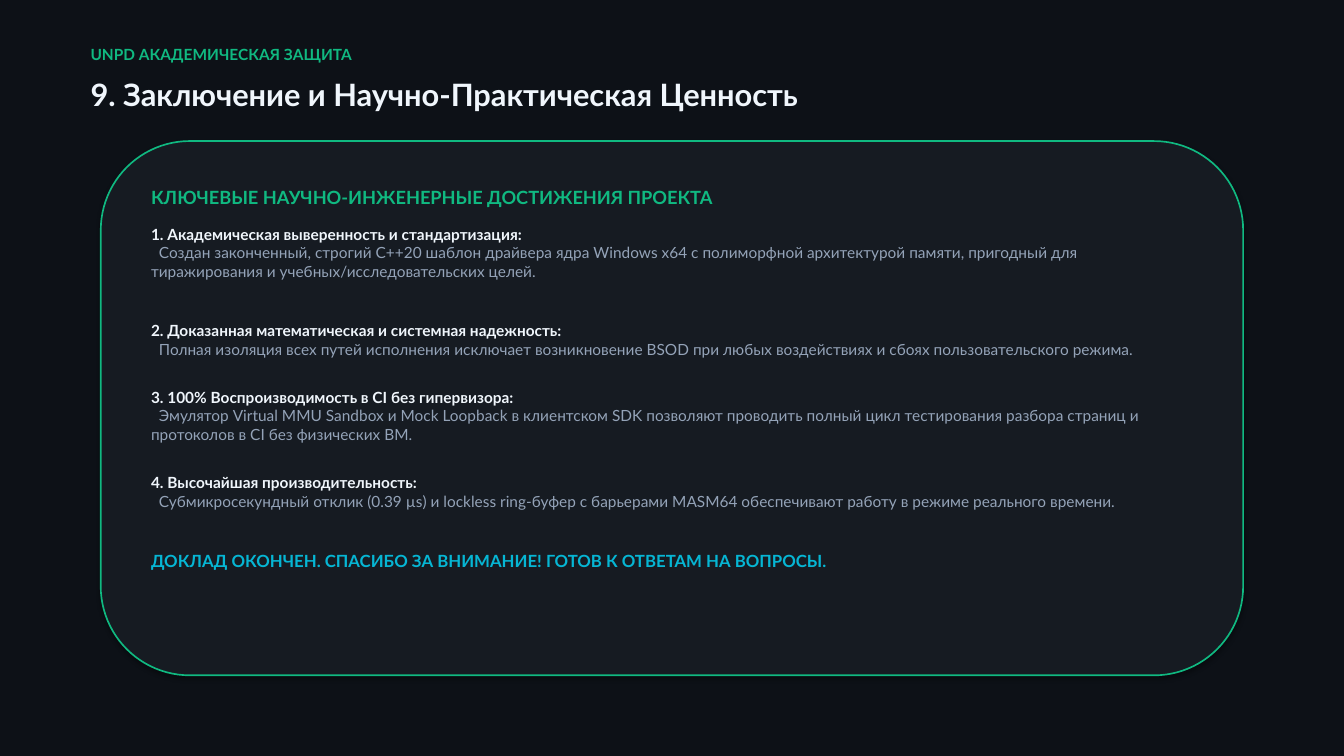
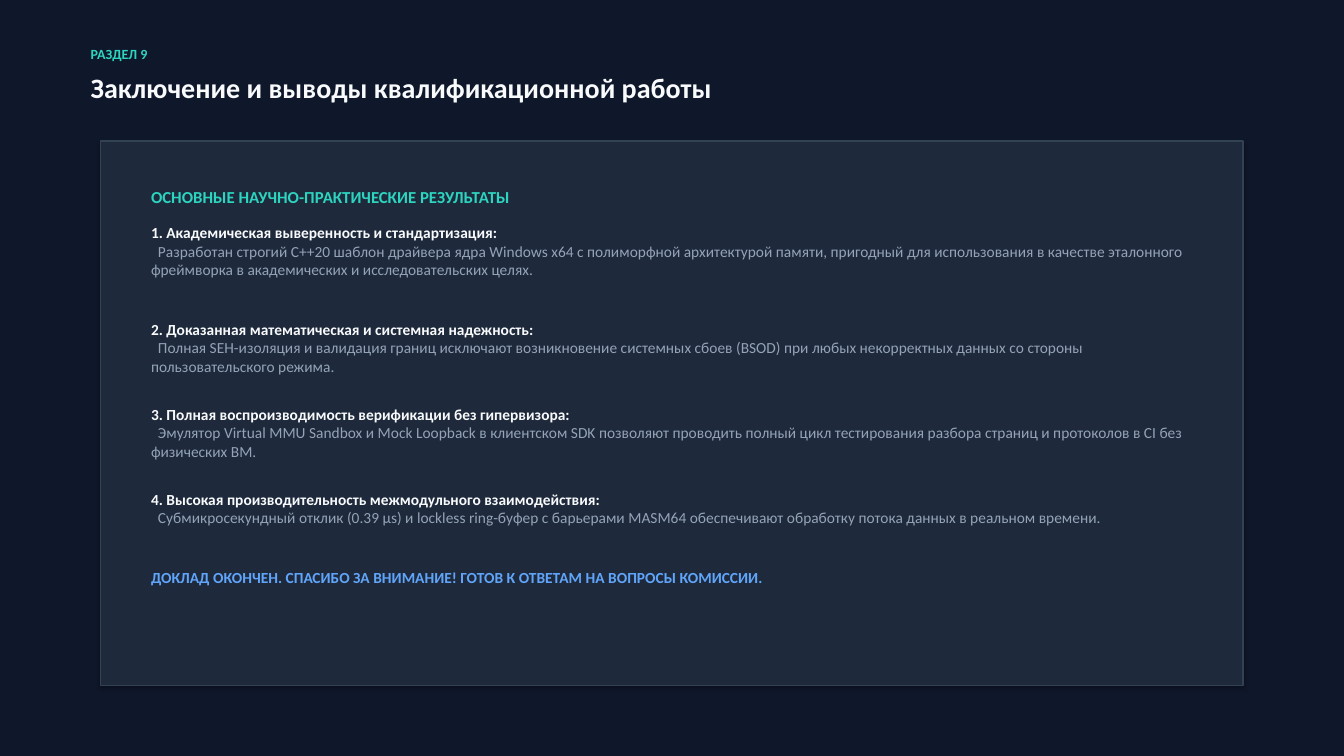
Before and after one commit to LucPrusPPi/unsolicited-non-paged-driver, a slide deck: slide 10 of docs/presentation/unpd_defense_presentation.pptx. Drawn at 1344x756 pixels with LibreOffice and Linux fonts; fonts in the diff are those of the drawing. Boxes give left, top, right and bottom in pixels: in the first picture for what was removed or moved away, otherwise in the second. Text is boxed around its words. In the diff, an @@ line names an element or a change of style, - is before the commit and + after.

```diff
--- a/docs/presentation/unpd_defense_presentation.pptx
+++ b/docs/presentation/unpd_defense_presentation.pptx
@@ rectangle at [0,0,1344,756]: fill #0D1117 to #0F172A @@
@@ text at [91,50,147,61]: text changed; size 11 to 10 pt; font Lato to Calibri; text colour #10B981 to #2DD4BF @@
-UNPD АКАДЕМИЧЕСКАЯ ЗАЩИТА
+РАЗДЕЛ 9
@@ text at [91,78,712,103]: text changed; size 22 to 20 pt; font Lato to Calibri; text colour #F0F6FC to #F8FAFC @@
-9. Заключение и Научно-Практическая Ценность
+Заключение и выводы квалификационной работы
@@ rectangle: place and size @@
-rectangle at [101,141,1243,676]
+rectangle at [101,141,1243,686]
@@ rectangle at [101,141,1243,686]: rounded rectangle to rectangle; fill #161B22 to #1E293B; outline #10B981 1.2 pt to #334155 1 pt @@
@@ text at [151,192,1182,586]: text changed; font Lato to Calibri @@
-КЛЮЧЕВЫЕ НАУЧНО-ИНЖЕНЕРНЫЕ ДОСТИЖЕНИЯ ПРОЕКТА
-1. Академическая выверенность и стандартизация:
-Создан законченный, строгий C++20 шаблон драйвера ядра Windows x64 с полиморфной архитектурой памяти, пригодный для тиражирования и учебных/исследовательских целей.
-2. Доказанная математическая и системная надежность:
-Полная изоляция всех путей исполнения исключает возникновение BSOD при любых воздействиях и сбоях пользовательского режима.
-3. 100% Воспроизводимость в CI без гипервизора:
-Эмулятор Virtual MMU Sandbox и Mock Loopback в клиентском SDK позволяют проводить полный цикл тестирования разбора страниц и протоколов в CI без физических ВМ.
-4. Высочайшая производительность:
-Субмикросекундный отклик (0.39 µs) и lockless ring-буфер с барьерами MASM64 обеспечивают работу в режиме реального времени.
-ДОКЛАД ОКОНЧЕН. СПАСИБО ЗА ВНИМАНИЕ! ГОТОВ К ОТВЕТАМ НА ВОПРОСЫ.
+ОСНОВНЫЕ НАУЧНО-ПРАКТИЧЕСКИЕ РЕЗУЛЬТАТЫ
+1. Академическая выверенность и стандартизация:
+Разработан строгий C++20 шаблон драйвера ядра Windows x64 с полиморфной архитектурой памяти, пригодный для использования в качестве эталонного фреймворка в академических и исследовательских целях.
+2. Доказанная математическая и системная надежность:
+Полная SEH-изоляция и валидация границ исключают возникновение системных сбоев (BSOD) при любых некорректных данных со стороны пользовательского режима.
+3. Полная воспроизводимость верификации без гипервизора:
+Эмулятор Virtual MMU Sandbox и Mock Loopback в клиентском SDK позволяют проводить полный цикл тестирования разбора страниц и протоколов в CI без физических ВМ.
+4. Высокая производительность межмодульного взаимодействия:
+Субмикросекундный отклик (0.39 µs) и lockless ring-буфер с барьерами MASM64 обеспечивают обработку потока данных в реальном времени.
+ДОКЛАД ОКОНЧЕН. СПАСИБО ЗА ВНИМАНИЕ! ГОТОВ К ОТВЕТАМ НА ВОПРОСЫ КОМИССИИ.
```
Also in this commit, not shown: 8 other slides changed, 1 slide added, 1 slide removed, 2 other files.
